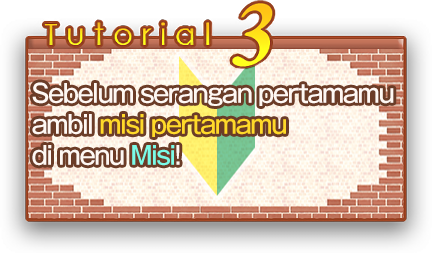
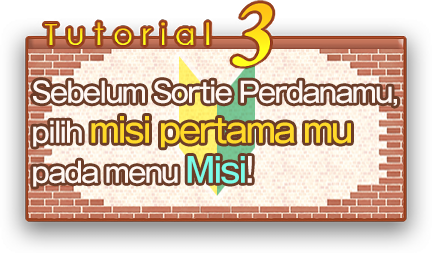
Layered file, before and after one edit (432x253). Changes by layer:
renamed "Sebelum serangan pertamamu ambil misi pertamamu di menu Misi!" to "Sebelum Sortie Perdanamu, pilih misi pertama mu pada menu Misi!", painted on it over [32, 80, 397, 187]
